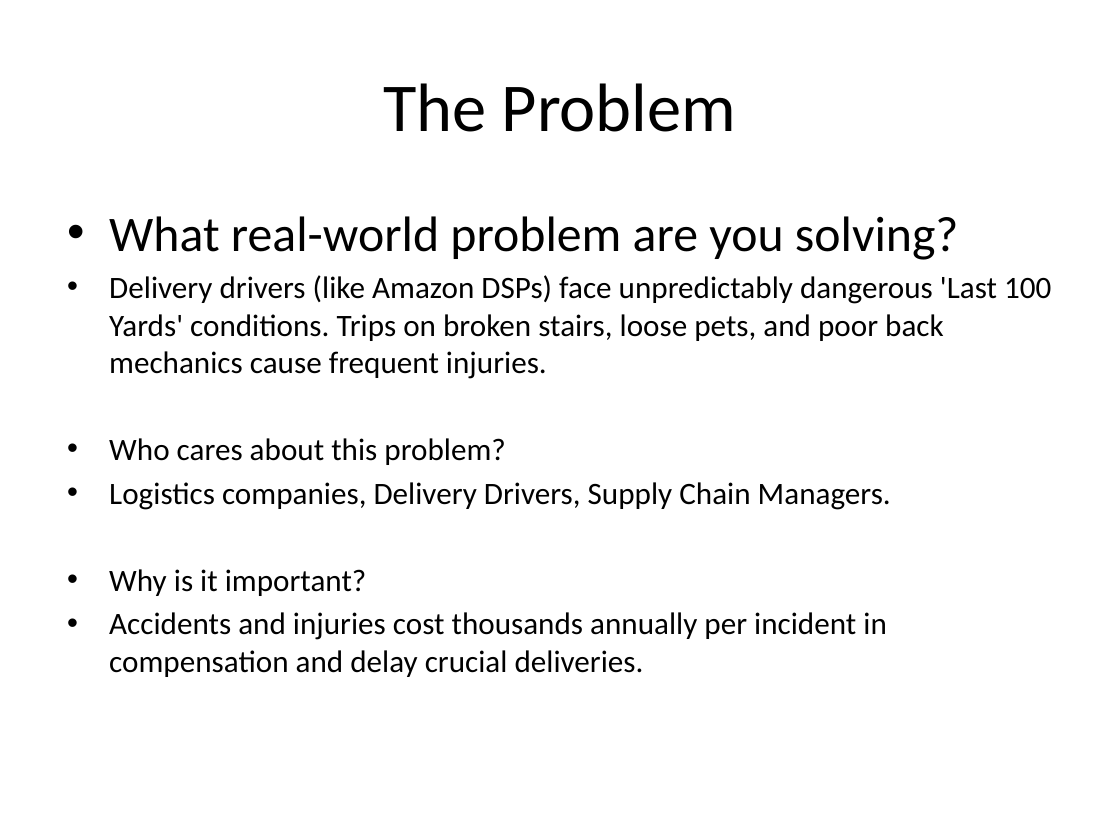
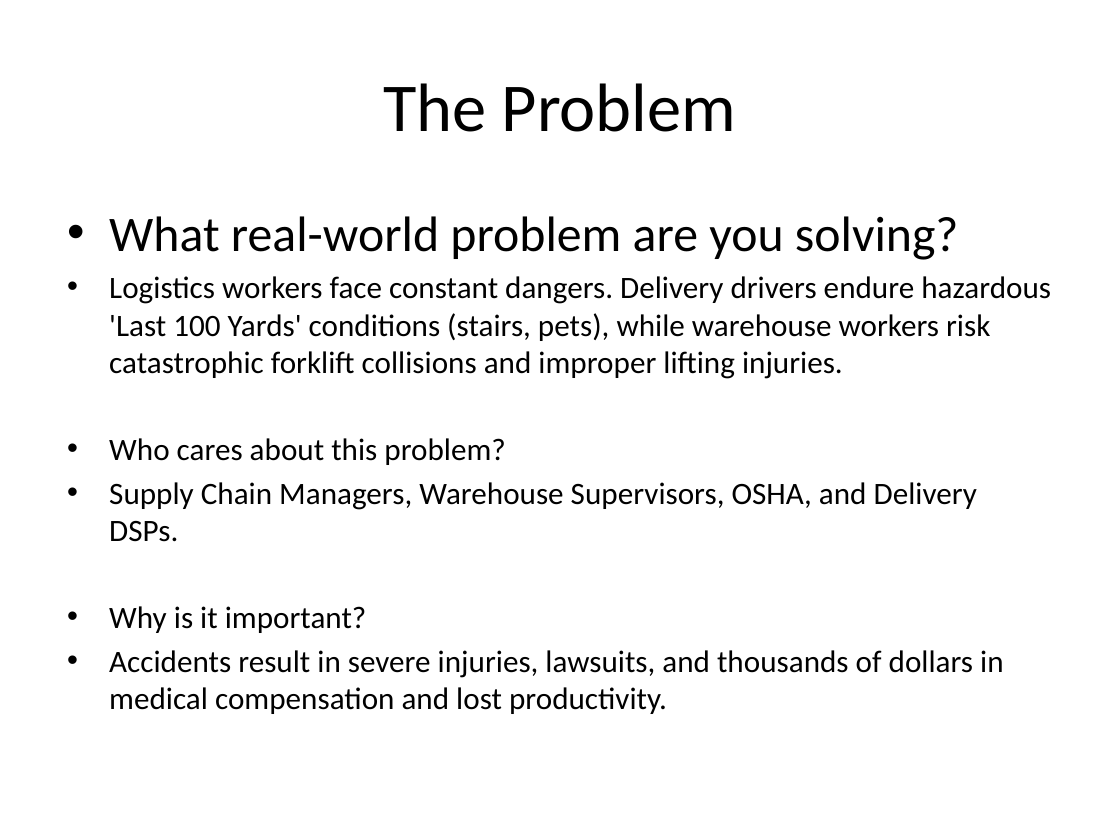
Before and after one commit to denisbosire97-ai/Chihuahua-vs-Muffin-CNN, a slide deck: slide 2 of ITAI 1378 Midterm_DenisAosaSafetycoordinatorGlasses/docs/MD_Aosa_Denis_ITAI1378.pptx. Drawn at 1120x840 pixels with LibreOffice and Linux fonts; fonts in the diff are those of the drawing. Boxes give left, top, right and bottom in pixels: in the first picture for what was removed or moved away, otherwise in the second. Text is boxed around its words. In the diff, an @@ line names an element or a change of style, - is before the commit and + after.

```diff
--- a/ITAI 1378 Midterm_DenisAosaSafetycoordinatorGlasses/docs/MD_Aosa_Denis_ITAI1378.pptx
+++ b/ITAI 1378 Midterm_DenisAosaSafetycoordinatorGlasses/docs/MD_Aosa_Denis_ITAI1378.pptx
@@ text at [109, 276, 1051, 379]: text changed @@
-• Delivery drivers (like Amazon DSPs) face unpredictably dangerous 'Last 100 Yards' conditions. Trips on broken stairs, loose pets, and poor back mechanics cause frequent injuries.
+• Logistics workers face constant dangers. Delivery drivers endure hazardous 'Last 100 Yards' conditions (stairs, pets), while warehouse workers risk catastrophic forklift collisions and improper lifting injuries.
@@ text at [109, 482, 977, 542]: text changed @@
-• Logistics companies, Delivery Drivers, Supply Chain Managers.
+• Supply Chain Managers, Warehouse Supervisors, OSHA, and Delivery DSPs.
@@ text at [109, 650, 1003, 714]: text changed @@
-• Accidents and injuries cost thousands annually per incident in compensation and delay crucial deliveries.
+• Accidents result in severe injuries, lawsuits, and thousands of dollars in medical compensation and lost productivity.
```
Also in this commit, not shown: 4 other slides changed.
